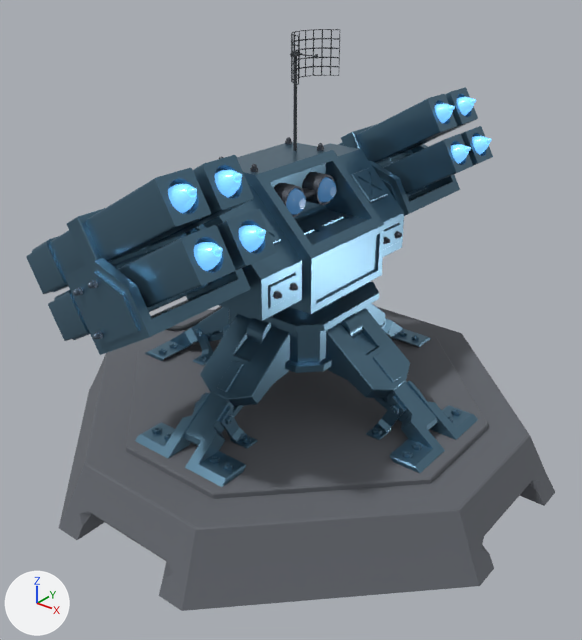
Two versions of the glTF model src/assets/models/rocket-turret.glb, one commit apart.
Camera for both pictures: a 50 mm camera at (7.79, -9.98, 4.34) aimed at (0.16, -0.44, -1.57). Lighting does not change. The marker at lower left points along +X, +Y and +Z. The picture after the commit comes second. Where no turn or scale is listed for an object, it has been applied to the vertices.
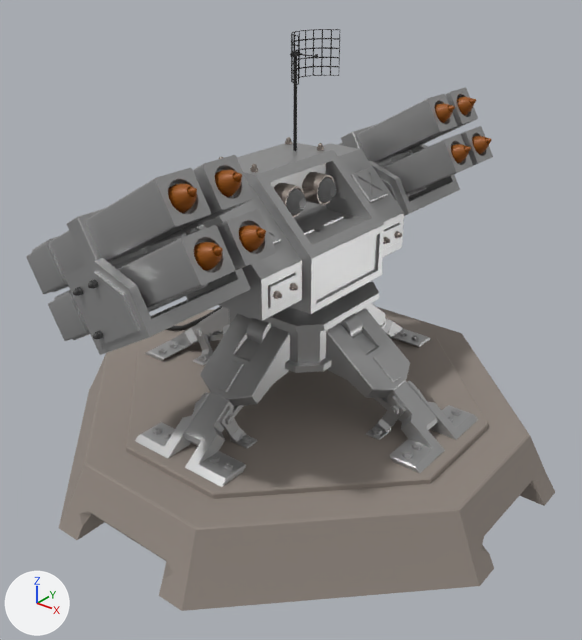
Location of each change, [x1, y1, x2, y2] in pixels of the pictures (582 x 640 px):
```json
{"object": "Object_4", "change": "recoloured", "before": [59, 307, 555, 611], "after": [59, 307, 555, 611], "on screen": "lighter"}
{"object": "Object_12", "change": "recoloured, surface changed", "before": [26, 87, 493, 341], "after": [26, 87, 493, 341], "on screen": "blue to grey"}
{"object": "Object_29", "change": "recoloured, surface changed", "before": [135, 303, 478, 487], "after": [135, 303, 478, 487], "on screen": "blue to grey"}
{"object": "Object_8", "change": "recoloured, surface changed", "before": [203, 142, 404, 321], "after": [203, 142, 404, 321], "on screen": "blue to grey"}
{"object": "Object_10", "change": "recoloured, surface changed", "before": [66, 144, 460, 355], "after": [66, 144, 460, 355]}
{"object": "Object_6", "change": "recoloured, surface changed", "before": [223, 282, 379, 373], "after": [223, 282, 379, 373], "on screen": "blue to grey"}
{"object": "Object_14", "change": "recoloured, surface changed", "before": [168, 97, 492, 271], "after": [168, 97, 492, 271]}
{"object": "Object_21", "change": "surface changed, recoloured", "before": [286, 177, 336, 214], "after": [286, 177, 336, 214], "on screen": "darker"}
```

Scene script edits in JSON lines:
```json
{"op": "set", "path": "mat_concrete_base.base_color", "old": "(0.13, 0.14, 0.16)", "new": "(0.29, 0.25, 0.22)", "note": "grey #65696f -> grey #938981"}
{"op": "set", "path": "mat_metal_turret.base_color", "old": "(0.11, 0.22, 0.31)", "new": "(0.44, 0.44, 0.44)", "note": "blue #5d8197 -> grey #b1b1b1"}
{"op": "set", "path": "mat_metal_turret.roughness", "old": "0.3", "new": "0.4"}
{"op": "set", "path": "mat_rockets.base_color", "old": "(0.25, 0.66, 1.0)", "new": "(0.306, 0.082, 0.0)", "note": "blue #89d4ff -> brown #965100"}
{"op": "remove", "block": "mat_rockets", "code": "mat_rockets.emission_color = (0.15, 0.45, 0.85)  # blue #6cb3ed"}
{"op": "remove", "block": "mat_rockets", "code": "mat_rockets.emission_strength = 1.0"}
{"op": "remove", "block": "mat_black_glass", "code": "mat_black_glass.emission_color = (0.04, 0.12, 0.25)  # blue #386189"}
{"op": "set", "path": "mat_black_glass.emission_strength", "old": "1.0", "new": "0.05"}
```
